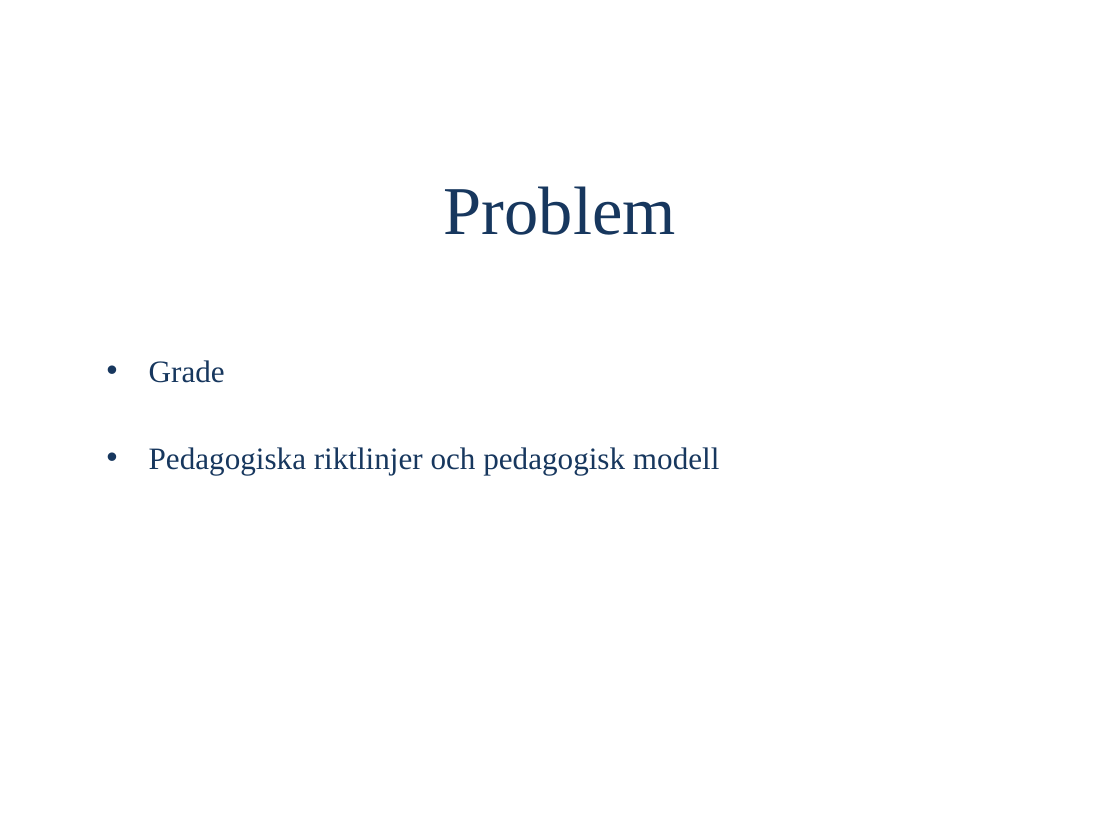
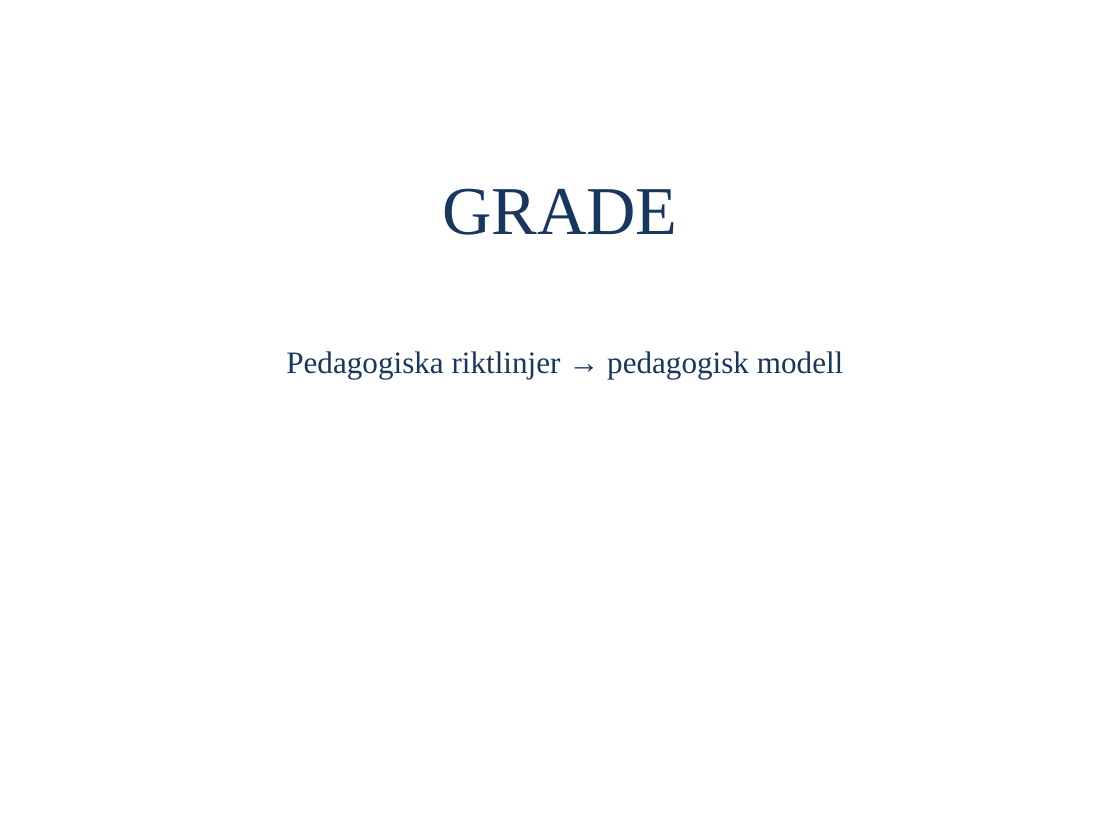
Before and after one commit to OliviaImner/thesis_document, a slide deck: slide 3 of Thesis/Presentation.pptx. Drawn at 1120x840 pixels with LibreOffice and Linux fonts; fonts in the diff are those of the drawing. Boxes give left, top, right and bottom in pixels: in the first picture for what was removed or moved away, otherwise in the second. Text is boxed around its words. In the diff, an @@ line names an element or a change of style, - is before the commit and + after.

```diff
--- a/Thesis/Presentation.pptx
+++ b/Thesis/Presentation.pptx
@@ title at [442, 188, 678, 235]: text changed @@
-Problem
+GRADE
@@ text at [286, 351, 843, 379]: text changed @@
-• Grade
-• Pedagogiska riktlinjer och pedagogisk modell
+Pedagogiska riktlinjer → pedagogisk modell
```
Also in this commit, not shown: 8 other slides changed, 8 slides added, 3 slides removed.
